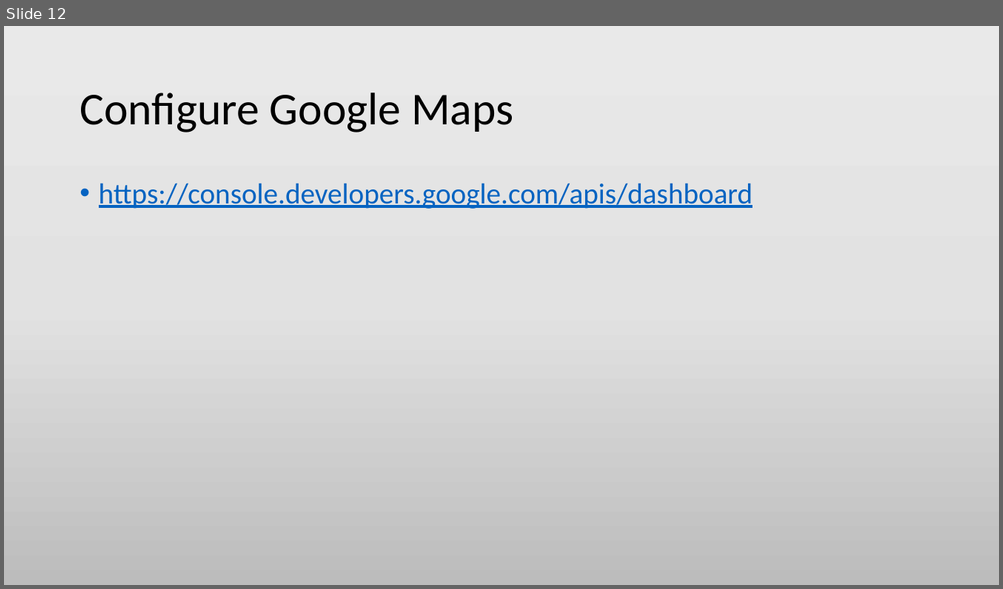
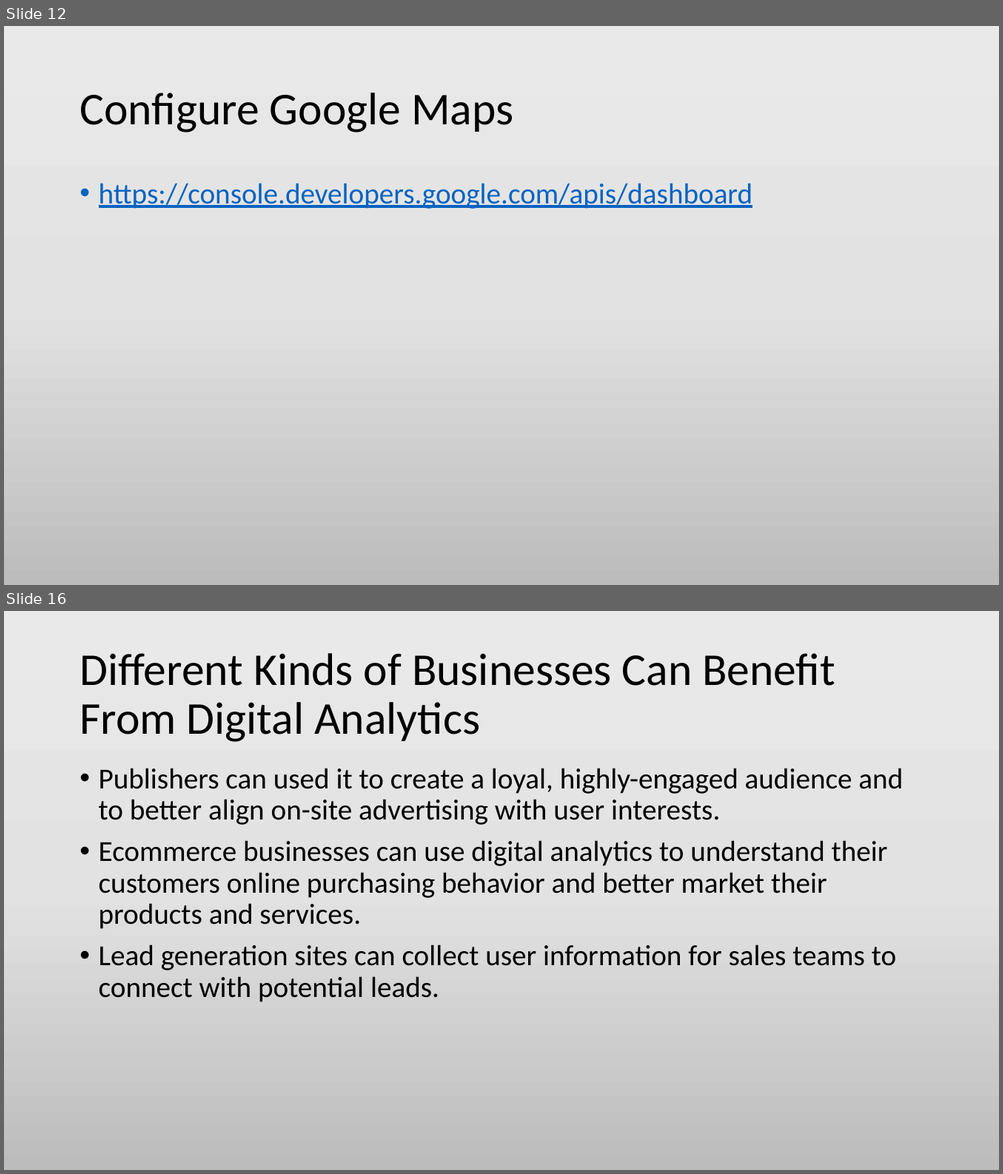
Before and after one commit to min-naing/Wordpress-Tuto-PowerPoint, a slide deck: 3. Building a Broucher Site.pptx. Shown one above the other, each under a label of ours: slide 12 before the commit, slides 12 and 16 after it; the slides between them are not shown. The pictures are 1003x589 and 1003x1174 pixels, drawn with LibreOffice and Linux fonts; fonts in the diff are those of the drawing. Boxes give left, top, right and bottom in pixels: in the first picture for what was removed or moved away, otherwise in the second. Text is boxed around its words. In the diff, an @@ line names an element or a change of style, - is before the commit and + after.

Commit message:
Modify Blog Style Home Page Site and add new wordpress security

```diff
--- a/3. Building a Broucher Site.pptx
+++ b/3. Building a Broucher Site.pptx
@@ slide 16 added at (4, 611, 999, 1170), background gradient #EBEAEA to #E4E3E3 to #BDBCBC @@
@@ title added at (79, 653, 835, 742), 44 pt, text #000000 @@
+Different Kinds of Businesses Can Benefit From Digital Analytics
@@ text added at (99, 768, 902, 1002), 28 pt, text #000000 @@
+• Publishers can used it to create a loyal, highly-engaged audience and to better align on-site advertising with user interests.
+• Ecommerce businesses can use digital analytics to understand their customers online purchasing behavior and better market their products and services.
+• Lead generation sites can collect user information for sales teams to connect with potential leads.
```
Also in this commit, not shown: 1 slide changed, 6 other slides added, 2 other files.
